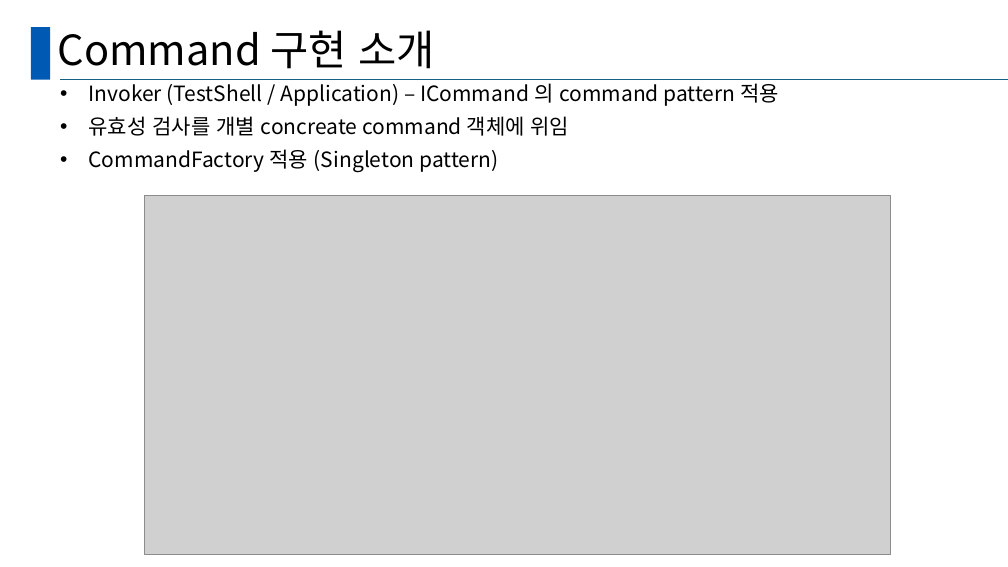
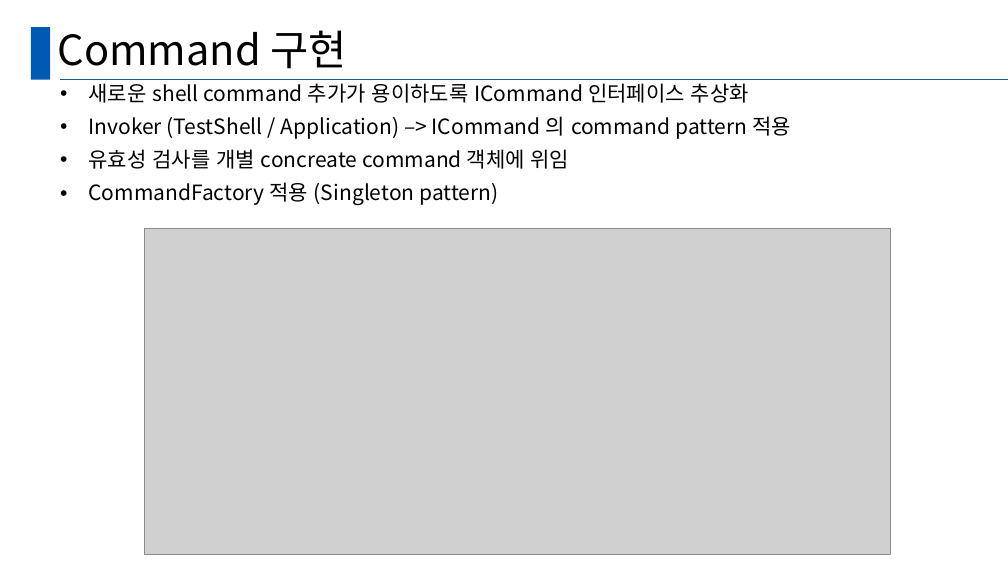
Before and after one commit to seungjun611/CRA_TeamProject_SSD, a slide deck: slide 7 of TeamProjectPPT_양승준.pptx (slide 9 before the commit). Drawn at 1008x567 pixels with LibreOffice and Linux fonts; fonts in the diff are those of the drawing; grey boxes stand for pictures. Boxes give left, top, right and bottom in pixels: in the first picture for what was removed or moved away, otherwise in the second. Text is boxed around its words. In the diff, an @@ line names an element or a change of style, - is before the commit and + after.

```diff
--- a/TeamProjectPPT_양승준.pptx
+++ b/TeamProjectPPT_양승준.pptx
@@ title at (x1=58, y1=30, x2=347, y2=69): text changed @@
-Command 구현 소개
+Command 구현
@@ text at (x1=88, y1=83, x2=791, y2=139): text changed @@
-• Invoker (TestShell / Application) – ICommand 의 command pattern 적용
+• 새로운 shell command 추가가 용이하도록 ICommand 인터페이스 추상화
+• Invoker (TestShell / Application) –> ICommand 의 command pattern 적용
@@ picture resized from (x1=144, y1=195, x2=891, y2=554) to (x1=144, y1=228, x2=891, y2=554) @@
```
Also in this commit, not shown: 2 slides added, 2 slides removed, 3 other files.
